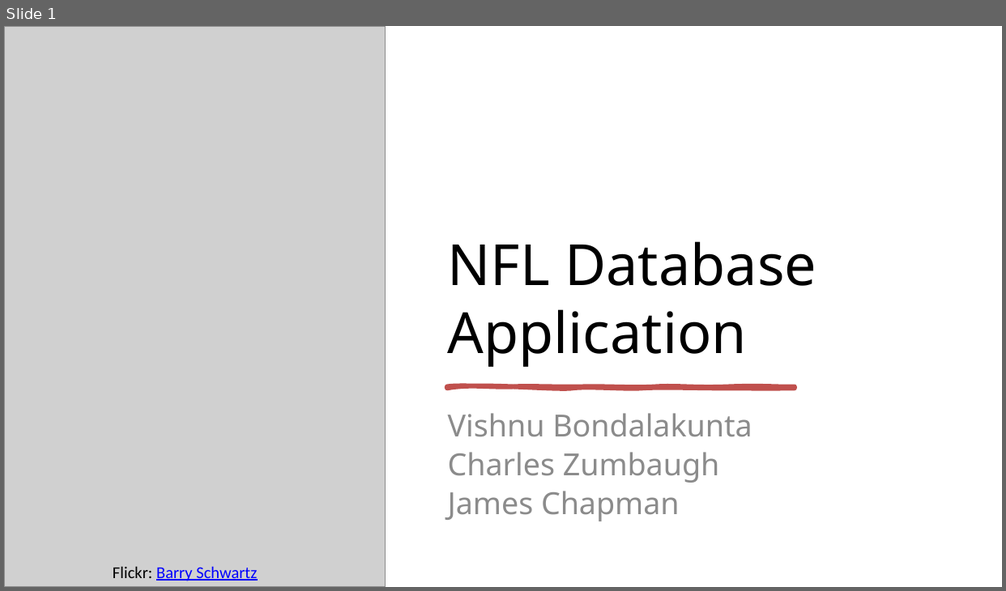
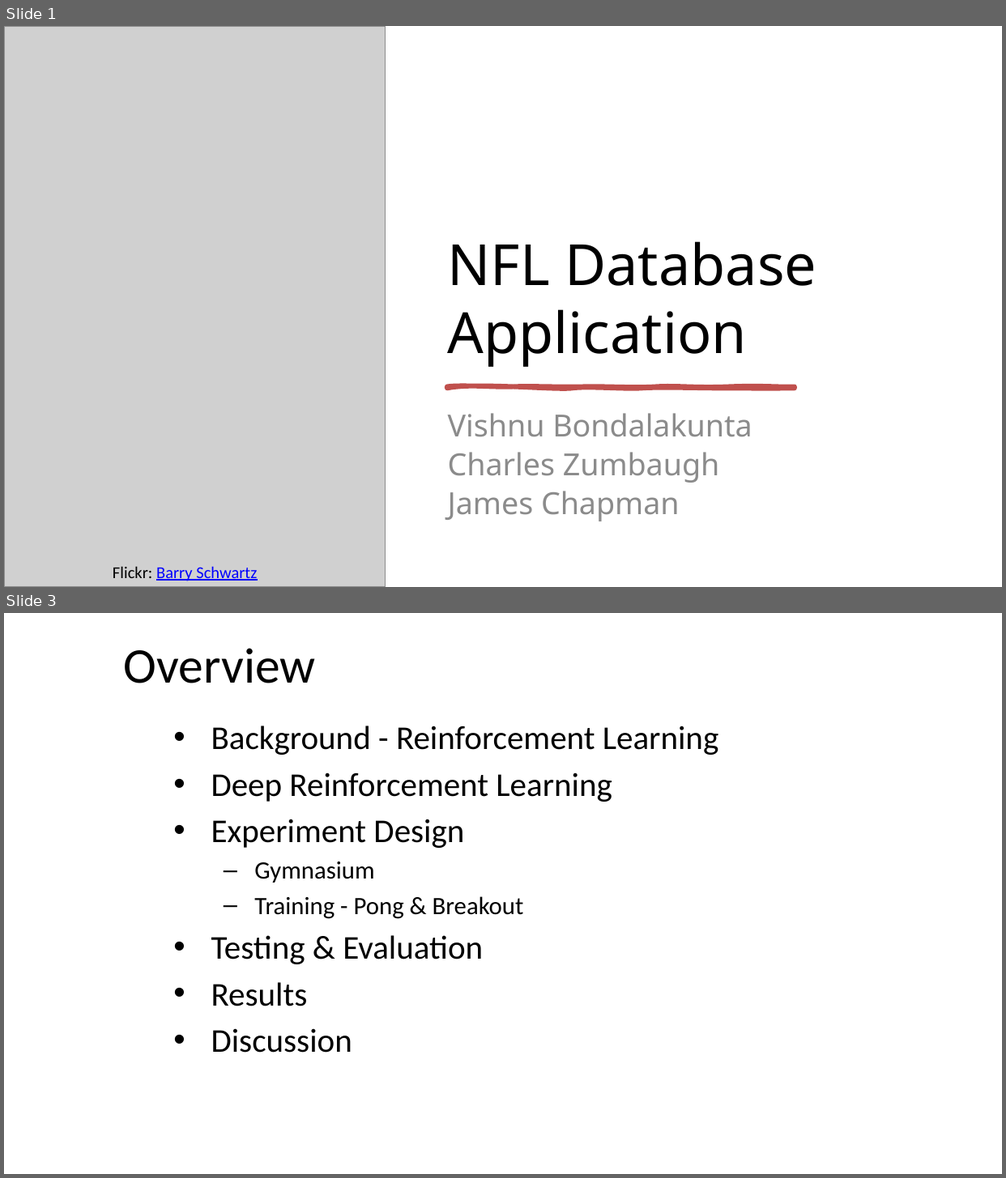
Before and after one commit to JamesChapmanNV/NFL_Database_App, a slide deck: Project Presentation/NFL_Database_Presentation.pptx. Shown one above the other, each under a label of ours: slide 1 before the commit, slides 1 and 3 after it; the slides between them are not shown. The pictures are 1006x591 and 1006x1178 pixels, drawn with LibreOffice and Linux fonts; fonts in the diff are those of the drawing; grey boxes stand for pictures; background and template pictures are left out. Boxes give left, top, right and bottom in pixels: in the first picture for what was removed or moved away, otherwise in the second. Text is boxed around its words. In the diff, an @@ line names an element or a change of style, - is before the commit and + after.

```diff
--- a/Project Presentation/NFL_Database_Presentation.pptx
+++ b/Project Presentation/NFL_Database_Presentation.pptx
@@ slide 3 added at box(4, 613, 1002, 1174), background picture (left out) @@
@@ title added at box(124, 648, 316, 683), 36 pt, text #000000 @@
+Overview
@@ text added at box(211, 726, 718, 1053), 24 pt, text #000000 @@
+• Background - Reinforcement Learning
+• Deep Reinforcement Learning
+• Experiment Design
+  – Gymnasium
+  – Training - Pong & Breakout
+• Testing & Evaluation
+• Results
+• Discussion
```
Also in this commit, not shown: 2 other slides added.
